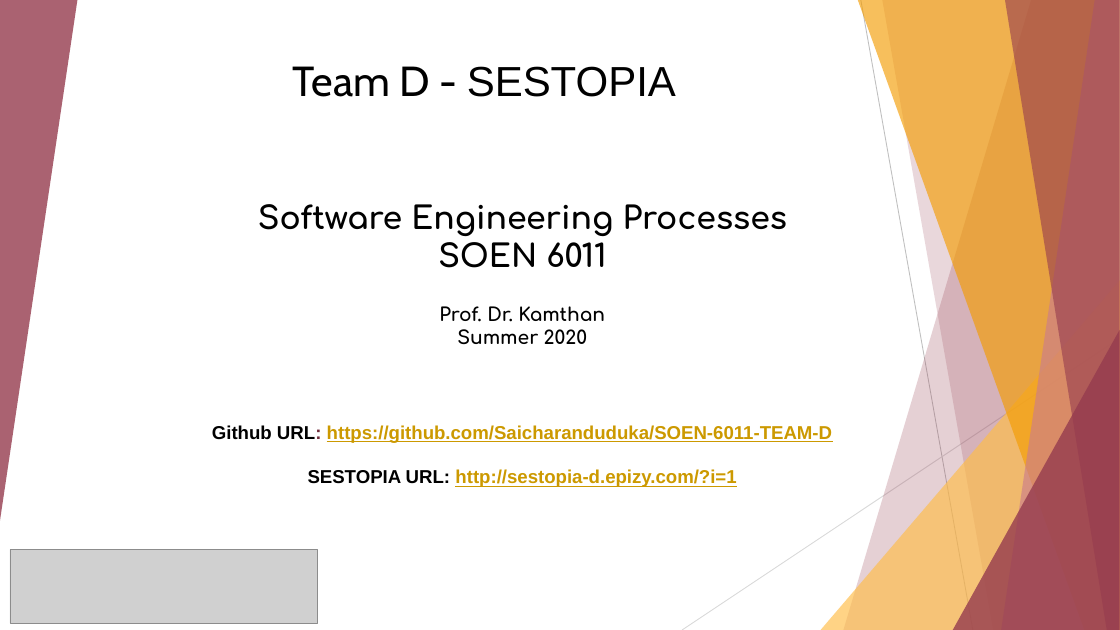
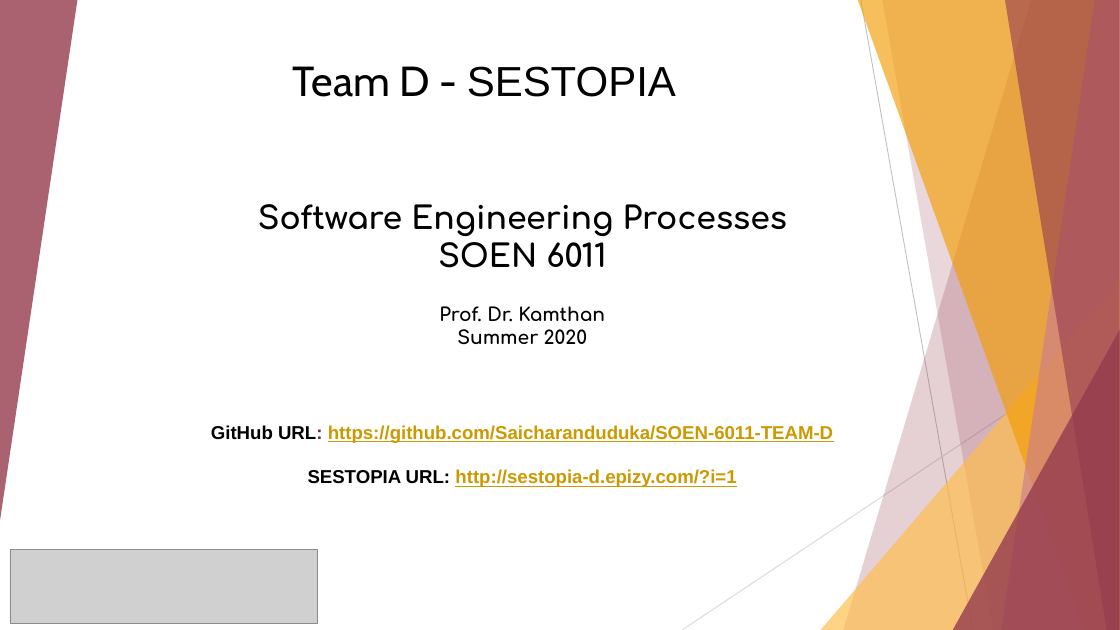
Before and after one commit to Saicharanduduka/SOEN-6011-TEAM-D, a slide deck: slide 1 of Deliverable-1/TeamD_Project_Presentation.pptx. Drawn at 1120x630 pixels with LibreOffice and Linux fonts; fonts in the diff are those of the drawing; grey boxes stand for pictures. Boxes give left, top, right and bottom in pixels: in the first picture for what was removed or moved away, otherwise in the second. Text is boxed around its words. In the diff, an @@ line names an element or a change of style, - is before the commit and + after.

```diff
--- a/Deliverable-1/TeamD_Project_Presentation.pptx
+++ b/Deliverable-1/TeamD_Project_Presentation.pptx
@@ title at (x1=211, y1=425, x2=833, y2=487): text changed @@
-Github URL: https://github.com/Saicharanduduka/SOEN-6011-TEAM-D
-SESTOPIA URL: http://sestopia-d.epizy.com/?i=1
+GitHub URL: https://github.com/Saicharanduduka/SOEN-6011-TEAM-D
+SESTOPIA URL: http://sestopia-d.epizy.com/?i=1
```
Also in this commit, not shown: 1 other slide changed, 1 other file.
